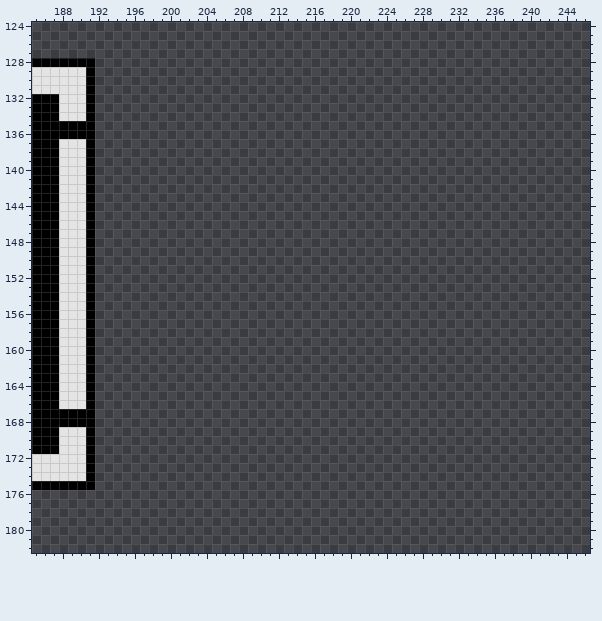
Two versions of one pixel-art file, res/atlas/tiles.aseprite. The picture above was drawn from the file before the commit.
256x256 pixels, 1 frame. Pixels under 10% opacity are left out. Colours within 5 levels of each other are drawn and written as one. Shown: x 185..246, y 124..182.
Now the later version:
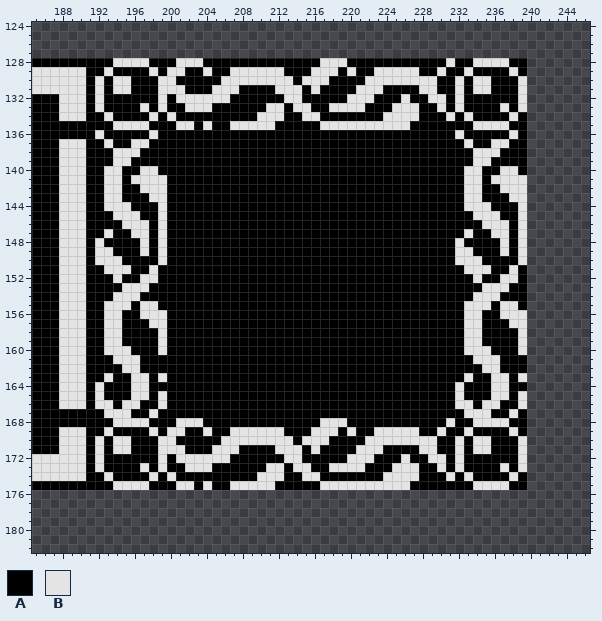
Palette (. is transparent): A #000000  B #e4e4e4
From old to new:
Changed rows in their new state; - is an unchanged pixel.
Layer "Layer 1":
first column x 192:
128 AABBBBAAABBBAAAAAAAAAAAAABBBAAAAAAAAAAABAABBBBAA
129 ABAAAABABBAABAABBBBBBAAABBBABAABBBBBAABAABAAAABA
130 BABBAAABBAAAAABBBBBBBBABBBAAAABBBBBBBBAABABBAAAB
131 BABBAAABBBAAABBBAAAABBBABAAAABBBAAAABBAABABBAAAB
132 BAAAAAABABBBBBBAAAAAABBAAAAABBBAAABAABBABAAAAAAB
133 BAAAABABAABBBAAAAAABBABBAABBBBAAABBBAABABAAAABAB
134 ABAAAABABAAAAAAAAABBBAABBAAAAAAABBBBAAABABAAAABA
135 AABBBBAAABBABAABBBBBAAAAABBBBBBBBBBAAAAAAABBBBAA
136 BAAAAABAAAAAAAAAAAAAAAAAAAAAAAAAAAAAAAAABAAAAABA
137 ABAABBAAAAAAAAAAAAAAAAAAAAAAAAAAAAAAAAAAABAABBAA
138 AABBBAAAAAAAAAAAAAAAAAAAAAAAAAAAAAAAAAAAAABBBAAA
139 AABBAAAAAAAAAAAAAAAAAAAAAAAAAAAAAAAAAAAAAABBAAAA
140 ABBAABBAAAAAAAAAAAAAAAAAAAAAAAAAAAAAAAAAABBAABBA
141 ABBABBBBAAAAAAAAAAAAAAAAAAAAAAAAAAAAAAAAABBABBBB
142 ABBAABBBAAAAAAAAAAAAAAAAAAAAAAAAAAAAAAAAABBAABBB
143 ABBAAABBAAAAAAAAAAAAAAAAAAAAAAAAAAAAAAAAABBAAABB
144 ABBBAAABAAAAAAAAAAAAAAAAAAAAAAAAAAAAAAAAABBBAAAB
145 AABBBAABAAAAAAAAAAAAAAAAAAAAAAAAAAAAAAAAAABBBAAB
146 AAABBBABAAAAAAAAAAAAAAAAAAAAAAAAAAAAAAAAAAABBBAB
147 ABAABBABAAAAAAAAAAAAAAAAAAAAAAAAAAAAAAAAABAABBAB
148 BAAAABABAAAAAAAAAAAAAAAAAAAAAAAAAAAAAAAABAAAABAB
149 BBAAABABAAAAAAAAAAAAAAAAAAAAAAAAAAAAAAAABBAAABAB
150 BBBAAAABAAAAAAAAAAAAAAAAAAAAAAAAAAAAAAAABBBAAAAB
151 ABBBAABAAAAAAAAAAAAAAAAAAAAAAAAAAAAAAAAAABBBAABA
152 AABAABBAAAAAAAAAAAAAAAAAAAAAAAAAAAAAAAAAAABAABBA
153 AAABBBAAAAAAAAAAAAAAAAAAAAAAAAAAAAAAAAAAAAABBBAA
154 AABBBAAAAAAAAAAAAAAAAAAAAAAAAAAAAAAAAAAAAABBBAAA
155 ABBBABBAAAAAAAAAAAAAAAAAAAAAAAAAAAAAAAAAABBBABBA
156 ABBAABBBAAAAAAAAAAAAAAAAAAAAAAAAAAAAAAAAABBAABBB
157 ABBAAABBAAAAAAAAAAAAAAAAAAAAAAAAAAAAAAAAABBAAABB
158 ABBAAAABAAAAAAAAAAAAAAAAAAAAAAAAAAAAAAAAABBAAAAB
159 ABBAAAABAAAAAAAAAAAAAAAAAAAAAAAAAAAAAAAAABBAAAAB
160 ABBBAAABAAAAAAAAAAAAAAAAAAAAAAAAAAAAAAAAABBBAAAB
161 AABBBAAAAAAAAAAAAAAAAAAAAAAAAAAAAAAAAAAAAABBBAAA
162 AAABBAAAAAAAAAAAAAAAAAAAAAAAAAAAAAAAAAAAAAABBAAA
163 ABAABBABAAAAAAAAAAAAAAAAAAAAAAAAAAAAAAAAABAABBAB
164 BAAABBAAAAAAAAAAAAAAAAAAAAAAAAAAAAAAAAAABAAABBAA
165 BAAABBABAAAAAAAAAAAAAAAAAAAAAAAAAAAAAAAABAAABBAB
166 BBABBAABAAAAAAAAAAAAAAAAAAAAAAAAAAAAAAAABBABBAAB
167 ABBBAABAAAAAAAAAAAAAAAAAAAAAAAAAAAAAAAAAABBBAABA
168 AABBBBAAABBBAAAAAAAAAAAAABBBAAAAAAAAAAABAABBBBAA
169 ABAAAABABBAABAABBBBBBAAABBBABAABBBBBAABAABAAAABA
170 BABBAAABBAAAAABBBBBBBBABBBAAAABBBBBBBBAABABBAAAB
171 BABBAAABBBAAABBBAAAABBBABAAAABBBAAAABBAABABBAAAB
172 BAAAAAABABBBBBBAAAAAABBAAAAABBBAAABAABBABAAAAAAB
173 BAAAABABAABBBAAAAAABBABBAABBBBAAABBBAABABAAAABAB
174 ABAAAABABAAAAAAAAABBBAABBAAAAAAABBBBAAABABAAAABA
175 AABBBBAAABBABAABBBBBAAAAABBBBBBBBBBAAAAAAABBBBAA
Changed places in both pictures, as pixel boxes (x1, y1, x2, y2):
added: (95, 58, 527, 490)
